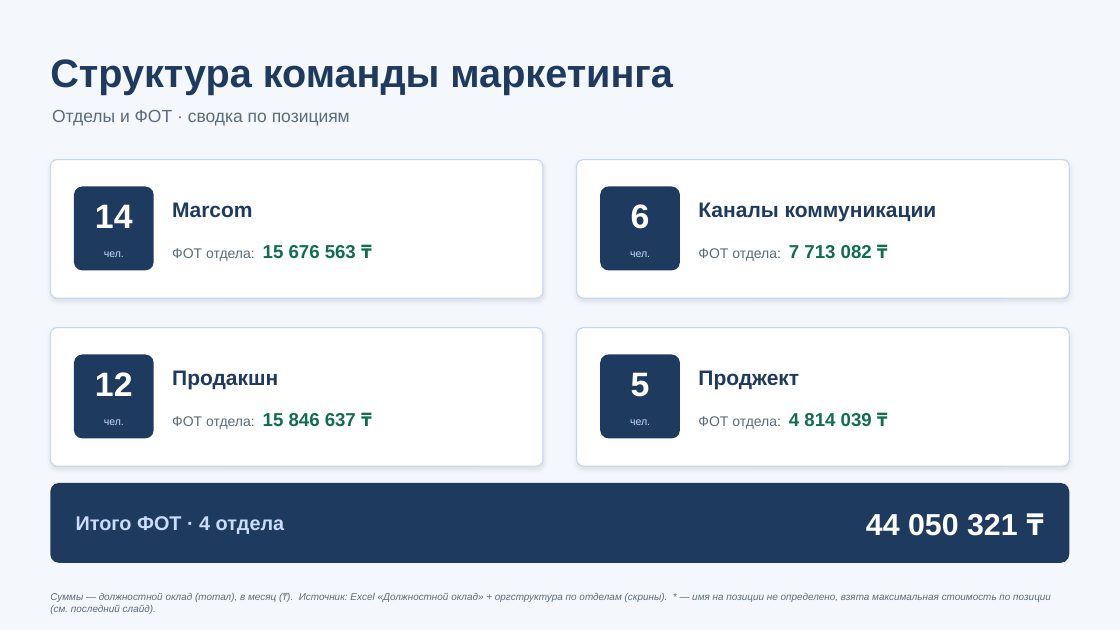
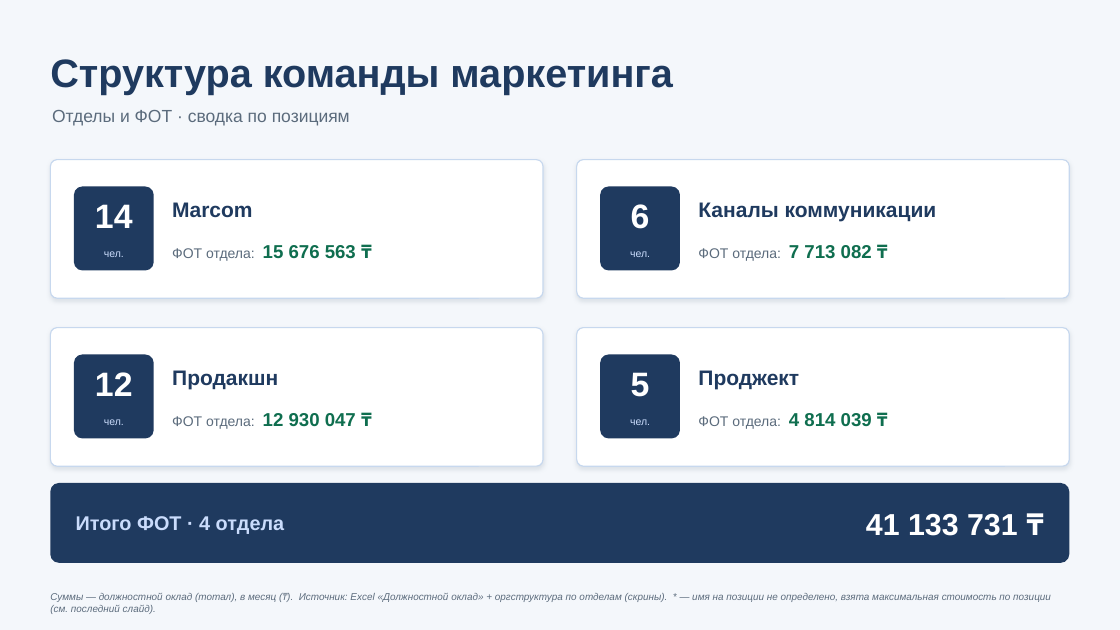
Before and after one commit to victoriakoppel/marketing, a slide deck: slide 1 of Структура маркетинга — отделы и ФОТ.pptx. Drawn at 1120x630 pixels with LibreOffice and Linux fonts; fonts in the diff are those of the drawing. Boxes give left, top, right and bottom in pixels: in the first picture for what was removed or moved away, otherwise in the second. Text is boxed around its words. In the diff, an @@ line names an element or a change of style, - is before the commit and + after.

```diff
--- a/Структура маркетинга — отделы и ФОТ.pptx
+++ b/Структура маркетинга — отделы и ФОТ.pptx
@@ text at box(172, 413, 356, 429): text changed @@
-ФОТ отдела: 15 846 637 ₸
+ФОТ отдела: 12 930 047 ₸
@@ text at box(866, 514, 1018, 536): text changed @@
-44 050 321 ₸
+41 133 731 ₸
```
Also in this commit, not shown: 3 other slides changed, 5 other files.
